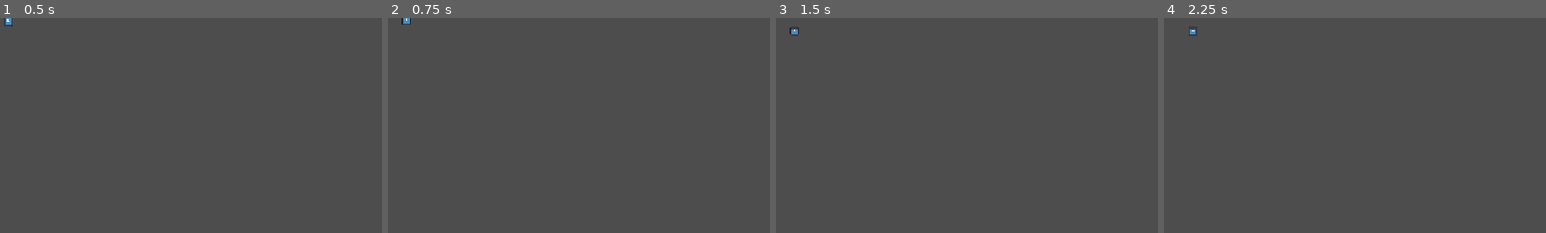
Above: before the commit, frames 1-4 (left to right).
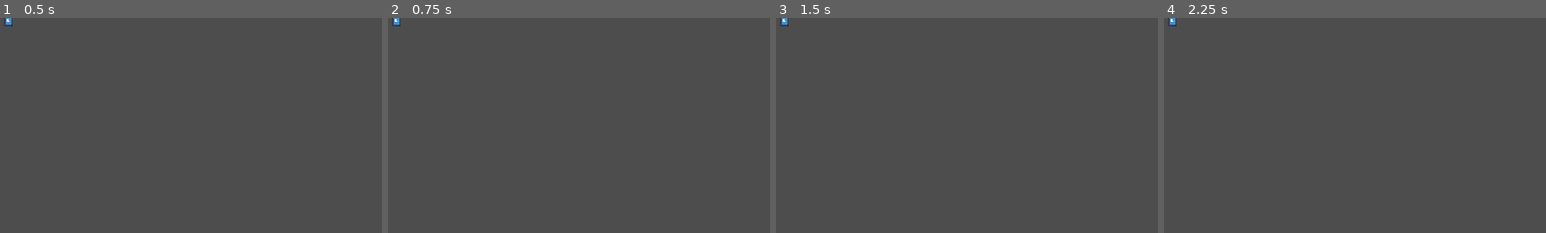
Above: after the commit, the same moments.

Repository: lertonmirburn/Gray-veil
Game: Godot game, scene res://Scenes/player.tscn
The game is run twice, just before and just after one commit, with the same random seed, the same clock (stepped at 60 frames per second) and the same inputs. Before the commit the project starts from res://player.tscn. The engine's default icon, where the game draws it, is replaced by a stand-in: a white triangle on a blue panel in a dark square.
Inputs:
- Up to frame 1 (0.5 s): no input
- Up to frame 2 (0.75 s): tap Enter at 0.5 s; hold Right (ui_right) from 0.53 s (still down)
- Up to frame 3 (1.5 s): tap Space at 1.25 s; release Right (ui_right) at 1.28 s; hold Down (ui_down) from 1.28 s (still down)
- Up to frame 4 (2.25 s): tap Enter at 2 s; release Down (ui_down) at 2.03 s; hold Right (ui_right) from 2.03 s (still down)
The pictures show only the part of the screen within x 0-50%, y 0-50%; the shares and areas given below are measured in that part.

Frame 1 is identical in both runs. In frame 2, 0.1% of the frame differs, in the area x 1-6%, y 0-4%; in frame 3, 0.1%; in frame 4, less than 0.1%.

Commit message:
Refactoring player.gd and attempting to connect with StageSystem
Additionally, added EntityStats as a resource and added the player's stats and enemy's stats

Diff:
--- /dev/null
+++ b/Resources/enemy_stats.tres
@@ -0,0 +1,7 @@
+[gd_resource type="Resource" script_class="EntityStats" format=3 uid="uid://dh0crw8gr0ho2"]
+
+[ext_resource type="Script" uid="uid://ds0s1gcj1oy7t" path="res://Scripts/EntityStats.gd" id="1_vqdih"]
+
+[resource]
+script = ExtResource("1_vqdih")
+metadata/_custom_type_script = "uid://ds0s1gcj1oy7t"
--- /dev/null
+++ b/Resources/player_stats.tres
@@ -0,0 +1,7 @@
+[gd_resource type="Resource" script_class="EntityStats" format=3 uid="uid://cp763wadyd61i"]
+
+[ext_resource type="Script" uid="uid://ds0s1gcj1oy7t" path="res://Scripts/EntityStats.gd" id="1_1kv1s"]
+
+[resource]
+script = ExtResource("1_1kv1s")
+metadata/_custom_type_script = "uid://ds0s1gcj1oy7t"
--- a/player.tscn
+++ b/Scenes/player.tscn
@@ -1,7 +1,7 @@
 [gd_scene format=3 uid="uid://crwxeyhj0ntnt"]
 
 [ext_resource type="Texture2D" uid="uid://bdb0et8nhik23" path="res://icon.svg" id="1_4flbx"]
-[ext_resource type="Script" uid="uid://cqcr1671qwrsy" path="res://player.gd" id="1_onrkg"]
+[ext_resource type="Script" uid="uid://cqcr1671qwrsy" path="res://Scripts/player.gd" id="1_onrkg"]
 
 [sub_resource type="RectangleShape2D" id="RectangleShape2D_bhunq"]
 size = Vector2(11, 12.5)
--- /dev/null
+++ b/Scripts/EntityStats.gd
@@ -0,0 +1,7 @@
+class_name EntityStats
+extends Resource
+
+@export var ap: int = 3
+@export var noise: float =5.0
+@export var movement_speed: int=1.0
+@export var icon: Texture2D
--- a/player.gd
+++ b/Scripts/player.gd
@@ -1,19 +1,42 @@
 extends CharacterBody2D
+class_name Player
+
+signal end_turn
+
 
 const tile_size: Vector2 = Vector2(16,16)
 var sprite_node_pos_tween: Tween
 
-func _physics_process(delta: float) -> void:
+@export var stats: EntityStats
+var current_ap: int =0
+var is_my_turn: bool = false
+
+
+func action() -> void:
+	if stats:
+		current_ap=stats.ap
+
+	is_my_turn=true
+
+func _unhandled_input(event: InputEvent) -> void:
+	if not is_my_turn or current_ap <= 0 :
+		return
+	var dir = Vector2.ZERO
 	if Input.is_action_just_pressed("ui_up") and !$up.is_colliding():
-		_move(Vector2(0,-1))
+		dir = Vector2(0,-1)
 	elif Input.is_action_just_pressed("ui_down") and !$down.is_colliding():
-		_move(Vector2(0,1))
+		dir = Vector2(0,1)
 	elif Input.is_action_just_pressed("ui_left") and !$left.is_colliding():
-		_move(Vector2(-1,0))
+		dir = Vector2(-1,0)
 	elif Input.is_action_just_pressed("ui_right") and !$right.is_colliding():
-		_move(Vector2(1,0))
+		dir = Vector2(1,0)
+
+	if dir != Vector2.ZERO:
+		get_viewport().set_input_as_handled()
+		_move(dir)
 
 func _move(dir:Vector2):
+	current_ap-=1
 	global_position += dir * tile_size
 	$Sprite2D.global_position -= dir * tile_size
 
@@ -23,3 +46,12 @@
 	sprite_node_pos_tween = create_tween()
 	sprite_node_pos_tween.set_process_mode(Tween.TWEEN_PROCESS_PHYSICS)
 	sprite_node_pos_tween.tween_property($Sprite2D,"global_position",global_position,0.185).set_trans(Tween.TRANS_SINE)
+	await  sprite_node_pos_tween.finished
+
+	if current_ap <=0:
+		is_my_turn=false
+		end_turn.emit()
+
+func die() -> void:
+	BusStage.player_died.emit()
+	queue_free()
--- a/project.godot
+++ b/project.godot
@@ -15,6 +15,10 @@
 config/features=PackedStringArray("4.7", "GL Compatibility")
 config/icon="res://icon.svg"
 
+[autoload]
+
+BusStage="*uid://b1h1cjk4822kj"
+
 [display]
 
 window/stretch/mode="canvas_items"
Renamed: world.tscn -> Scenes/world.tscn
Not shown, added: Scripts/EntityStats.gd.uid
Renamed: player.gd.uid -> Scripts/player.gd.uid
